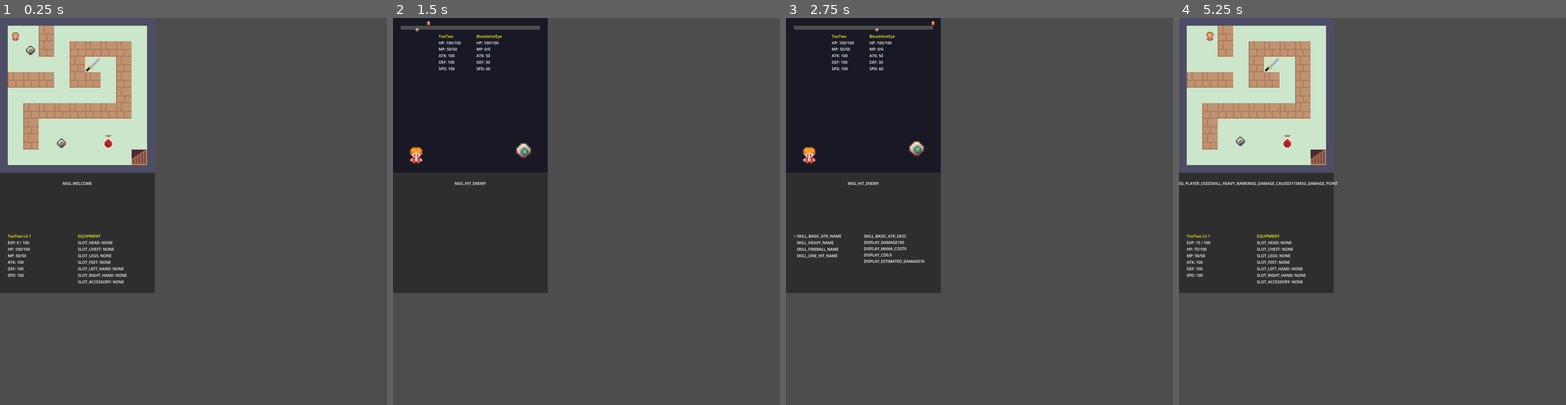
Above: before the commit, frames 1-4 (left to right).
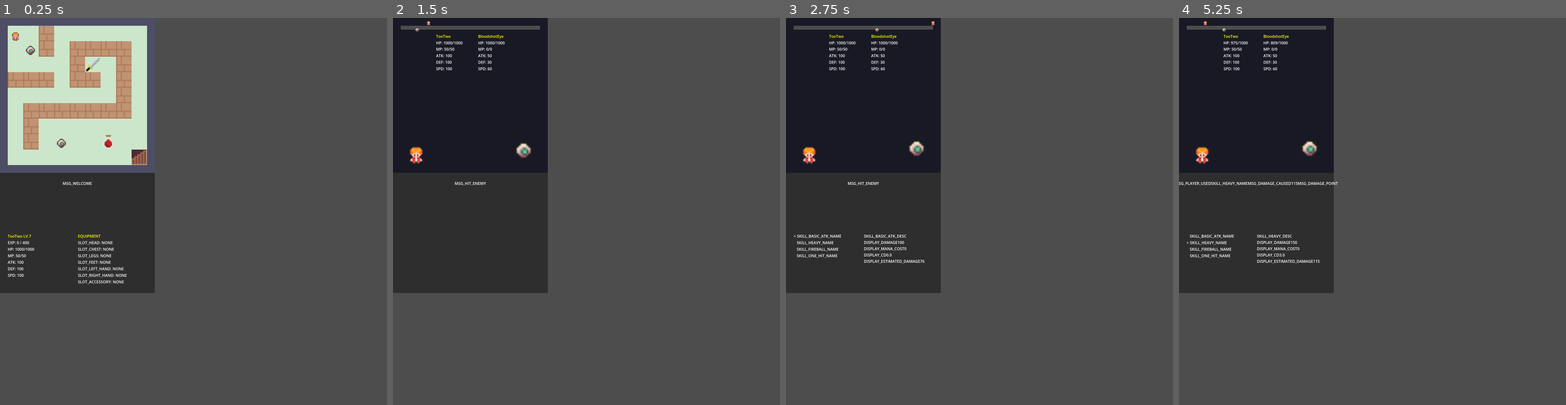
Above: after the commit, the same moments.

Repository: yifan-lee/ATB_Tower_Climber
Game: Godot game, scene res://scenes/main.tscn
Two runs of this game, one before a commit and one after it. Both use one fixed random seed, a clock stepped at 60 frames per second and the inputs below. The project has no main scene, so this scene is started directly.
Inputs:
- Up to frame 1 (0.25 s): no input
- Up to frame 2 (1.5 s): tap Enter (ui_accept) at 0.5, 0.77 s; hold Right (ui_right) 0.53-1.28 s; tap Space at 0.6 s; tap Z at 0.8, 1.35 s; hold Down (ui_down) from 1.28 s (still down)
- Up to frame 3 (2.75 s): tap Enter (ui_accept) at 1.52 s; tap Space at 1.55, 2.1 s; release Down (ui_down) at 2.03 s; hold Right (ui_right) from 2.03 s (still down); tap Z at 2.3 s
- Up to frame 4 (5.25 s): release Right (ui_right) at 2.78 s; hold Up (ui_up) 2.78-3.53 s; tap Z at 2.85, 3.8 s; tap Enter (ui_accept) at 3.02, 3.77, 4.52 s; tap Space at 3.05, 4.55, 5.1 s; hold Left (ui_left) 3.53-5.03 s; tap B at 3.6 s; tap C at 4.35 s; hold Down (ui_down) from 5.03 s (still down)

The runs differ from the first frame. In frame 1, less than 0.1% of the frame differs, in the area x 5-9%, y 56-61%; in frame 2, 0.4%; in frame 3, 0.4%; in frame 4, 17%, in the area x 0-40%, y 0-69%.

Commit message:
improve display fonts

Diff:
--- a/config/entity_db.gd
+++ b/config/entity_db.gd
@@ -7,8 +7,8 @@
 func _ready():
     db['player'] = Stats.new().setup(
         "TooTwo",
-        100,
-        100,
+        1000,
+        1000,
         50,
         50,
         100,
@@ -34,8 +34,8 @@
 
     db['bloodshot_eye'] = Stats.new().setup(
         "BloodshotEye",
-        100,
-        100,
+        1000,
+        1000,
         0,
         0,
         50,
--- a/config/game_config.gd
+++ b/config/game_config.gd
@@ -19,6 +19,10 @@
 
 # 塔的总层数 (N)
 const MAX_FLOOR: int = 3
+
+# 控制设置
+# 如果为 true，则使用 WASD 移动；如果为 false，则使用方向键移动
+var use_wasd_movement: bool = false
 
 
 # ==========================================
@@ -42,6 +46,31 @@
 	var grid_y = int((pixel_pos.y - WALL_THICKNESS) / GRID_SIZE)
 	return Vector2i(grid_x, grid_y)
 
+# 输入检测辅助函数
+func is_action_move_up(event: InputEvent) -> bool:
+	if use_wasd_movement:
+		return event is InputEventKey and event.keycode == KEY_W and event.pressed and not event.echo
+	else:
+		return event.is_action_pressed("ui_up") or (event is InputEventKey and event.keycode == KEY_UP and event.pressed and not event.echo)
+
+func is_action_move_down(event: InputEvent) -> bool:
+	if use_wasd_movement:
+		return event is InputEventKey and event.keycode == KEY_S and event.pressed and not event.echo
+	else:
+		return event.is_action_pressed("ui_down") or (event is InputEventKey and event.keycode == KEY_DOWN and event.pressed and not event.echo)
+
+func is_action_move_left(event: InputEvent) -> bool:
+	if use_wasd_movement:
+		return event is InputEventKey and event.keycode == KEY_A and event.pressed and not event.echo
+	else:
+		return event.is_action_pressed("ui_left") or (event is InputEventKey and event.keycode == KEY_LEFT and event.pressed and not event.echo)
+
+func is_action_move_right(event: InputEvent) -> bool:
+	if use_wasd_movement:
+		return event is InputEventKey and event.keycode == KEY_D and event.pressed and not event.echo
+	else:
+		return event.is_action_pressed("ui_right") or (event is InputEventKey and event.keycode == KEY_RIGHT and event.pressed and not event.echo)
+
 func create_scaled_anim_sprite(anim_path: String, target_size: float = GRID_SIZE, anim_name: String = "idle") -> AnimatedSprite2D:
 	var anim = AnimatedSprite2D.new()
 	anim.sprite_frames = load(anim_path)
--- a/entities/player.gd
+++ b/entities/player.gd
@@ -26,13 +26,13 @@
 func _unhandled_input(event):
 	var direction = Vector2.ZERO
 
-	if event.is_action_pressed("ui_right"):
+	if GameConfig.is_action_move_right(event):
 		direction = Vector2.RIGHT
-	elif event.is_action_pressed("ui_left"):
+	elif GameConfig.is_action_move_left(event):
 		direction = Vector2.LEFT
-	elif event.is_action_pressed("ui_down"):
+	elif GameConfig.is_action_move_down(event):
 		direction = Vector2.DOWN
-	elif event.is_action_pressed("ui_up"):
+	elif GameConfig.is_action_move_up(event):
 		direction = Vector2.UP
 
 	if direction != Vector2.ZERO:
--- a/locale/texts.csv
+++ b/locale/texts.csv
@@ -51,3 +51,5 @@
 MSG_DAMAGE_CAUSED,，造成了," for "
 MSG_DAMAGE_POINT,点伤害," damage."
 MSG_ENEMY_SKIPPED,敌人没有可用技能,"Enemy skipped turn"
+MSG_LEVEL_UP,升级,Level Up
+MSG_CONFIRM,确认,Confirm
--- a/project.godot
+++ b/project.godot
@@ -15,18 +15,22 @@
 config/icon="res://icon.svg"
 
 [autoload]
-ItemDB="*res://config/item_db.gd"
 
 GameConfig="*uid://pnb5saoyorbu"
 EventBus="*uid://cxi7xgq07lxsl"
 SkillDB="*uid://c72hcka0dy8tx"
 EntityDB="*uid://d2d4lcb4ig0xt"
+ItemDB="*res://config/item_db.gd"
 
 [display]
 
 window/size/viewport_width=1600
 window/size/viewport_height=1600
 window/stretch/mode="viewport"
+
+[gui]
+
+theme/custom_font="uid://fmp67g4t8qlg"
 
 [internationalization]
 
--- a/scenes/battle.gd
+++ b/scenes/battle.gd
@@ -183,28 +183,38 @@
 	# 将刚选的技能进入CD
 	skill.current_cd = skill.max_cd
 	# 执行战斗逻辑
-	var estimated_dmg = _execute_skill(player_stats, enemy_stats, skill)
-	EventBus.show_system_message.emit(["MSG_PLAYER_USED", skill.skill_name, "MSG_DAMAGE_CAUSED", str(estimated_dmg), "MSG_DAMAGE_POINT"])
+	var actual_dmg = _execute_skill(player_stats, enemy_stats, skill)
+	EventBus.show_system_message.emit(["MSG_PLAYER_USED", skill.skill_name, "MSG_DAMAGE_CAUSED", str(actual_dmg), "MSG_DAMAGE_POINT"])
+
+	if enemy_stats.current_hp <= 0:
+		var gained_exp = enemy_stats.get_exp_yield()
+		player_stats.gain_exp(gained_exp)
+		EventBus.show_system_message.emit(["MSG_GAINED_EXP", str(gained_exp)])
+		EventBus.battle_ended.emit("win")
+	else:
+		_resume_battle(true)
 
 func _on_enemy_turn():
-	# 简单逻辑：随机释放不在CD内且MP足够的技能
 	var available_skills = enemy_stats.skills.filter(func(s): return s.current_cd <= 0 and enemy_stats.current_mp >= s.mana_cost)
 
+	var chosen_skill = null
 	if available_skills.size() > 0:
-		var chosen_skill = available_skills[randi() % available_skills.size()]
+		chosen_skill = available_skills[randi() % available_skills.size()]
+	elif enemy_stats.skills.size() > 0:
+		chosen_skill = enemy_stats.skills[0]
+
+	if chosen_skill != null:
 		chosen_skill.current_cd = chosen_skill.max_cd
-		var estimated_dmg = _execute_skill(enemy_stats, player_stats, chosen_skill)
-		EventBus.show_system_message.emit(["MSG_ENEMY_USED", chosen_skill.skill_name, "MSG_DAMAGE_CAUSED", str(estimated_dmg), "MSG_DAMAGE_POINT"])
-	else:
-		# 没有任何可用技能，强制使用基础攻击兜底（假设第一个是普攻且0消耗）
-		if enemy_stats.skills.size() > 0:
-			var chosen_skill = enemy_stats.skills[0]
-			var estimated_dmg = _execute_skill(enemy_stats, player_stats, chosen_skill)
-			EventBus.show_system_message.emit(["MSG_ENEMY_USED", chosen_skill.skill_name, "MSG_DAMAGE_CAUSED", str(estimated_dmg), "MSG_DAMAGE_POINT"])
+		var actual_dmg = _execute_skill(enemy_stats, player_stats, chosen_skill)
+		EventBus.show_system_message.emit(["MSG_ENEMY_USED", chosen_skill.skill_name, "MSG_DAMAGE_CAUSED", str(actual_dmg), "MSG_DAMAGE_POINT"])
+
+		if player_stats.current_hp <= 0:
+			EventBus.battle_ended.emit("lose")
 		else:
 			_resume_battle(false)
-			EventBus.show_system_message.emit(["MSG_ENEMY_SKIPPED"])
-
+	else:
+		EventBus.show_system_message.emit(["MSG_ENEMY_SKIPPED"])
+		_resume_battle(false)
 
 func _execute_skill(attacker: Stats, defender: Stats, skill: Skill) -> int:
 	attacker.current_mp = max(0, attacker.current_mp - skill.mana_cost)
@@ -223,17 +233,6 @@
 		"MP: " + str(enemy_stats.current_mp) + "/" + str(enemy_stats.get_total_max_mp())
 	)
 
-	if defender.current_hp <= 0:
-		if defender == enemy_stats:
-			var gained_exp = enemy_stats.get_exp_yield()
-			player_stats.gain_exp(gained_exp)
-			EventBus.show_system_message.emit(["MSG_GAINED_EXP", str(gained_exp)])
-			EventBus.battle_ended.emit("win")
-		else:
-			EventBus.battle_ended.emit("lose")
-		return final_damage
-
-	_resume_battle(attacker == player_stats)
 	return final_damage
 
 
@@ -245,4 +244,4 @@
 		e_progress = 0.0
 
 	is_action_paused = false
-	EventBus.show_system_message.emit("MSG_BATTLE_CONTINUE")
+	# EventBus.show_system_message.emit("MSG_BATTLE_CONTINUE")
--- a/scenes/main.gd
+++ b/scenes/main.gd
@@ -37,14 +37,14 @@
 	overlay_layer.layer = 100 # Ensure it's always on top
 	add_child(overlay_layer)
 
-	_setup_containers()
-	_load_initial_scenes()
-
 	EventBus.request_map_change.connect(_on_map_change_requested)
 	EventBus.encounter_monster.connect(_on_encounter_monster)
 	EventBus.battle_ended.connect(_on_battle_ended)
 	EventBus.show_level_up.connect(_on_level_up_shown)
 	EventBus.hide_level_up.connect(_on_level_up_hidden)
+
+	_setup_containers()
+	_load_initial_scenes()
 
 
 func _setup_containers():
--- a/scenes/maps/base_map.gd
+++ b/scenes/maps/base_map.gd
@@ -17,21 +17,11 @@
 	floor_bg.size = Vector2(GameConfig.SCREEN_WIDTH, GameConfig.GAME_AREA_HEIGHT)
 	floor_bg.color = Color(0.8, 0.9, 0.8)
 	add_child(floor_bg)
+
 	_create_boundaries()
-
 	_setup_tilemap()
 	_build_map_from_data()
 
-# 只有当旧地图挂载到场景树上时，才监听玩家脚步声；
-# 当它被 remove_child 扔到缓存里时，立刻断开监听！
-# 这从根本上杜绝了隐形地图抢听信号、或者在同一帧内连续互相传送的终极 Bug。
-func _enter_tree():
-	if not EventBus.player_stepped.is_connected(_on_player_stepped):
-		EventBus.player_stepped.connect(_on_player_stepped)
-
-func _exit_tree():
-	if EventBus.player_stepped.is_connected(_on_player_stepped):
-		EventBus.player_stepped.disconnect(_on_player_stepped)
 
 func _create_boundaries():
 	var wall_thickness = GameConfig.WALL_THICKNESS
@@ -39,16 +29,9 @@
 	var height = GameConfig.GAME_AREA_HEIGHT
 	var wall_color = Color(0.3, 0.3, 0.4)
 
-	# 上边界 (中心点 X: 宽度一半, Y: 墙厚一半)
 	_add_wall(Vector2(width / 2.0, wall_thickness / 2.0), Vector2(width, wall_thickness), wall_color)
-
-	# 下边界 (中心点 X: 宽度一半, Y: 高度 - 墙厚一半)
 	_add_wall(Vector2(width / 2.0, height - wall_thickness / 2.0), Vector2(width, wall_thickness), wall_color)
-
-	# 左边界 (中心点 X: 墙厚一半, Y: 高度一半)
 	_add_wall(Vector2(wall_thickness / 2.0, height / 2.0), Vector2(wall_thickness, height), wall_color)
-
-	# 右边界 (中心点 X: 宽度 - 墙厚一半, Y: 高度一半)
 	_add_wall(Vector2(width - wall_thickness / 2.0, height / 2.0), Vector2(wall_thickness, height), wall_color)
 
 func _add_wall(pos: Vector2, size: Vector2, color: Color):
@@ -140,6 +123,16 @@
 	enemy_instance.position = pixel_position
 	add_child(enemy_instance)
 
+# 只有当旧地图挂载到场景树上时，才监听玩家脚步声；
+# 当它被 remove_child 扔到缓存里时，立刻断开监听！
+# 这从根本上杜绝了隐形地图抢听信号、或者在同一帧内连续互相传送的终极 Bug。
+func _enter_tree():
+	if not EventBus.player_stepped.is_connected(_on_player_stepped):
+		EventBus.player_stepped.connect(_on_player_stepped)
+
+func _exit_tree():
+	if EventBus.player_stepped.is_connected(_on_player_stepped):
+		EventBus.player_stepped.disconnect(_on_player_stepped)
 
 func _on_player_stepped(grid_pos: Vector2i):
 	# 查字典：玩家当前踩的格子，是不是配置好的楼梯入口？
--- a/ui/inventory_view.gd
+++ b/ui/inventory_view.gd
@@ -174,26 +174,26 @@
 	if not visible:
 		return
 
-	if event.is_action_pressed("ui_up"):
+	if GameConfig.is_action_move_up(event):
 		if current_focus == FocusSide.CATEGORY:
 			category_index = max(0, category_index - 1)
 			_refresh_items()
 		else:
 			item_index = max(0, item_index - 1)
 			_update_cursors()
-	elif event.is_action_pressed("ui_down"):
+	elif GameConfig.is_action_move_down(event):
 		if current_focus == FocusSide.CATEGORY:
 			category_index = min(categories.size() - 1, category_index + 1)
 			_refresh_items()
 		else:
 			item_index = min(current_items.size() - 1, item_index + 1)
 			_update_cursors()
-	elif event.is_action_pressed("ui_right"):
+	elif GameConfig.is_action_move_right(event):
 		if current_focus == FocusSide.CATEGORY and current_items.size() > 0:
 			current_focus = FocusSide.ITEMS
 			item_index = 0
 			_update_cursors()
-	elif event.is_action_pressed("ui_left"):
+	elif GameConfig.is_action_move_left(event):
 		if current_focus == FocusSide.ITEMS:
 			current_focus = FocusSide.CATEGORY
 			_update_cursors()
--- a/ui/level_up_view.gd
+++ b/ui/level_up_view.gd
@@ -42,7 +42,7 @@
 	vbox.alignment = BoxContainer.ALIGNMENT_CENTER
 
 	var title = Label.new()
-	title.text = "=== LEVEL UP ===" # Will be updated/translated if needed
+	title.text = ("=== " + tr("MSG_LEVEL_UP") + " ===") # Will be updated/translated if needed
 	title.horizontal_alignment = HORIZONTAL_ALIGNMENT_CENTER
 	title.add_theme_color_override("font_color", Color.YELLOW)
 	vbox.add_child(title)
@@ -67,7 +67,7 @@
 	vbox.add_child(spacer2)
 
 	confirm_label = Label.new()
-	confirm_label.text = "[ CONFIRM ]"
+	confirm_label.text = "[ " + tr("MSG_CONFIRM") + " ]"
 	confirm_label.horizontal_alignment = HORIZONTAL_ALIGNMENT_CENTER
 	vbox.add_child(confirm_label)
 
@@ -111,19 +111,20 @@
 	_update_row(def_label, 3, "DEF", player_stats.def, temp_allocations["def"], 1)
 	_update_row(spd_label, 4, "SPD", player_stats.spd, temp_allocations["spd"], 1)
 
+	var confirm_text = tr("MSG_CONFIRM")
 	if current_selection_index == 5:
 		if available_points == 0:
 			confirm_label.add_theme_color_override("font_color", Color.YELLOW)
-			confirm_label.text = "> [ CONFIRM ] <"
+			confirm_label.text = "> [ " + confirm_text + " ] <"
 		else:
 			confirm_label.add_theme_color_override("font_color", Color.DARK_GRAY)
-			confirm_label.text = "  [ CONFIRM ]  "
+			confirm_label.text = "  [ " + confirm_text + " ]  "
 	else:
 		if available_points == 0:
 			confirm_label.add_theme_color_override("font_color", Color.WHITE)
 		else:
 			confirm_label.add_theme_color_override("font_color", Color.DARK_GRAY)
-		confirm_label.text = "  [ CONFIRM ]  "
+		confirm_label.text = "  [ " + confirm_text + " ]  "
 
 func _update_row(lbl: Label, index: int, stat_name: String, base_val: int, allocated_pts: int, multiplier: int):
 	var prefix = "> " if current_selection_index == index else "  "
@@ -144,26 +145,25 @@
 	if not visible:
 		return
 
-	if event is InputEventKey and event.pressed and not event.echo:
-		if event.keycode == KEY_UP:
-			current_selection_index = max(0, current_selection_index - 1)
-			_update_ui()
+	if GameConfig.is_action_move_up(event):
+		current_selection_index = max(0, current_selection_index - 1)
+		_update_ui()
+		accept_event()
+	elif GameConfig.is_action_move_down(event):
+		current_selection_index = min(MAX_SELECTION_INDEX, current_selection_index + 1)
+		_update_ui()
+		accept_event()
+	elif GameConfig.is_action_move_left(event):
+		_handle_allocation(-1)
+		accept_event()
+	elif GameConfig.is_action_move_right(event):
+		_handle_allocation(1)
+		accept_event()
+	elif event is InputEventKey and event.pressed and not event.echo and (event.keycode == KEY_ENTER or event.keycode == KEY_SPACE or event.keycode == KEY_Z):
+		if current_selection_index == MAX_SELECTION_INDEX and available_points == 0:
+			_apply_allocations()
+			EventBus.hide_level_up.emit()
 			accept_event()
-		elif event.keycode == KEY_DOWN:
-			current_selection_index = min(MAX_SELECTION_INDEX, current_selection_index + 1)
-			_update_ui()
-			accept_event()
-		elif event.keycode == KEY_LEFT:
-			_handle_allocation(-1)
-			accept_event()
-		elif event.keycode == KEY_RIGHT:
-			_handle_allocation(1)
-			accept_event()
-		elif event.keycode == KEY_ENTER or event.keycode == KEY_SPACE or event.keycode == KEY_Z:
-			if current_selection_index == MAX_SELECTION_INDEX and available_points == 0:
-				_apply_allocations()
-				EventBus.hide_level_up.emit()
-				accept_event()
 
 func _handle_allocation(delta: int):
 	var key = ""
--- a/ui/skill_menu_view.gd
+++ b/ui/skill_menu_view.gd
@@ -95,10 +95,10 @@
 	if not is_menu_active:
 		return
 
-	if event.is_action_pressed("ui_up"):
+	if GameConfig.is_action_move_up(event):
 		current_selection = max(0, current_selection - 1)
 		_update_menu_cursor()
-	elif event.is_action_pressed("ui_down"):
+	elif GameConfig.is_action_move_down(event):
 		current_selection = min(available_skills.size() - 1, current_selection + 1)
 		_update_menu_cursor()
 	elif event.is_action_pressed("ui_accept"):
Not shown, added: assets/fonts/LXGWWenKai-Light.ttf.import
Binary file changed: locale/texts.en_US.translation
Binary file changed: locale/texts.zh_CN.translation
Not shown, added: assets/fonts/LXGWWenKai-Light.ttf
Not shown, changed: docs/code_logic_explanation.md
